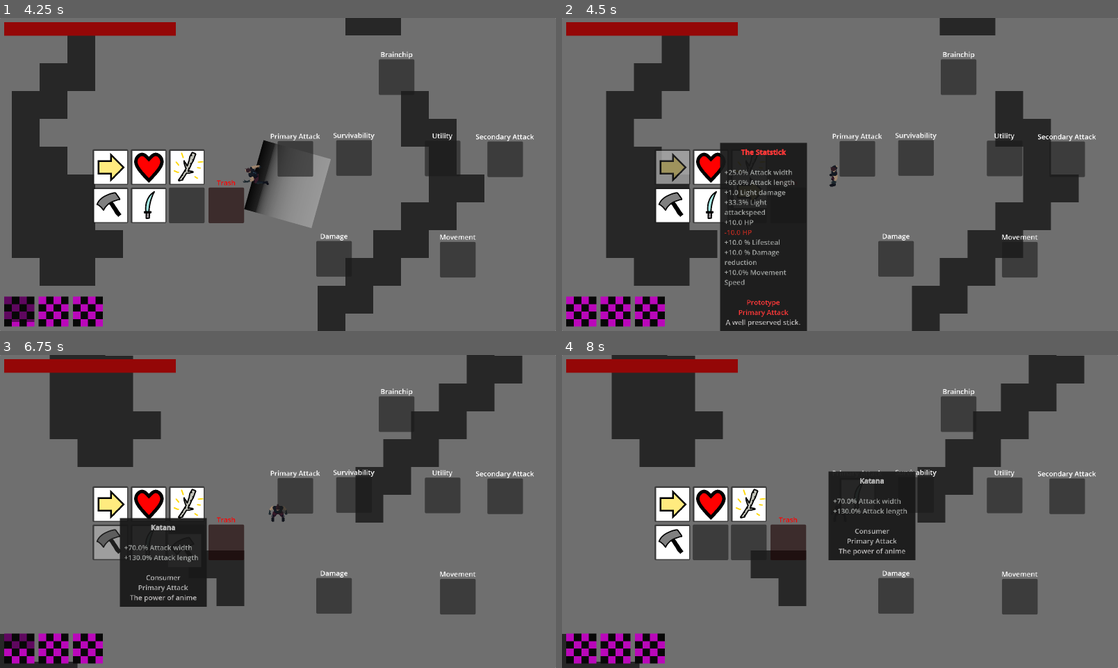
Above: before the commit, frames 1-4 (two rows, left to right).
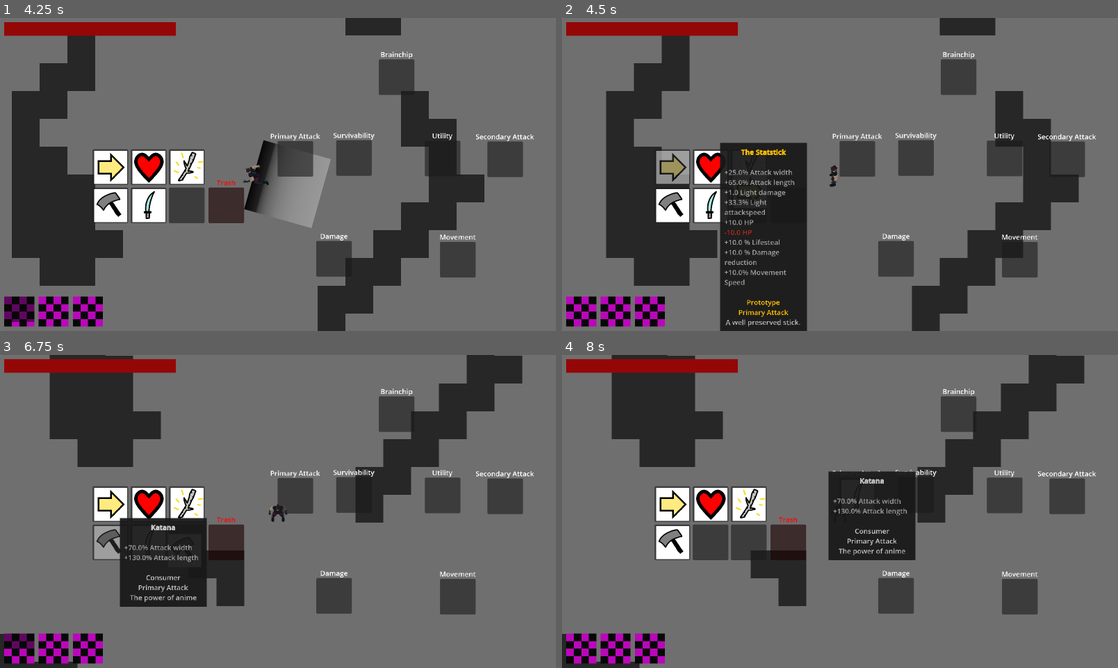
Above: after the commit, the same moments.

Repository: deshis/igdt-hack-and-slash
Game: Godot game, scene res://Scenes/main.tscn
Same seed, same stepped clock (60 frames per second), same inputs: the game is played once before the commit and once after it. The engine's default icon, where the game draws it, is replaced by a stand-in: a white triangle on a blue panel in a dark square.
Inputs (mouse positions are in pixels of both pictures, inside the frame that each line leads up to):
- Up to frame 1 (4.25 s): tap Enter at 0.5 s; move the mouse to (400, 158) at 0.52 s; press the mouse at (400, 158) at 0.53 s; hold D (move_right) 0.53-1.25 s; release the mouse at (400, 158) at 1.25 s; drag from (166, 190) to (283, 174) at 1.27 s; tap Space at 2 s; move the mouse to (333, 105) at 2.02 s; hold D (move_right) 2.03-2.75 s; hold F (interact) 2.03-2.75 s; drag from (250, 237) to (111, 127) at 2.77 s; move the mouse to (444, 221) at 3.52 s; press the mouse at (444, 221) at 3.53 s; hold A (move_left) from 3.53 s (still down); tap Tab (inventory) at 4.15 s
- Up to frame 2 (4.5 s): release A (move_left) at 4.25 s; release the mouse at (1006, 221) at 4.25 s; drag from (673, 168) to (851, 183) at 4.27 s
- Up to frame 3 (6.75 s): move the mouse to (150, 505) at 5.02 s; hold S (move_down) 5.03-5.75 s; hold F (interact) 5.03-5.75 s; click (150, 505) at 5.17 s; drag from (189, 505) to (278, 533) at 5.77 s; drag from (111, 542) to (278, 511) at 6.52 s
- Up to frame 4 (8 s): drag from (712, 542) to (840, 511) at 7.27 s

Frame 1 is identical in both runs. In frame 2, 0.2% of the frame differs, in the area x 31-41%, y 41-96%; in frame 3, less than 0.1%; in frame 4, less than 0.1%.

Commit message:
add random loot drops

Diff:
--- a/Scenes/hud.tscn
+++ b/Scenes/hud.tscn
@@ -5,14 +5,14 @@
 [ext_resource type="PackedScene" uid="uid://dw5jqew75whcf" path="res://Scenes/HPBar.tscn" id="2_ajim5"]
 [ext_resource type="Script" uid="uid://5ote4itncqht" path="res://Scripts/player/ui/inventory_manager.gd" id="3_pbtju"]
 [ext_resource type="PackedScene" uid="uid://cheduqgq01lw6" path="res://Scenes/item.tscn" id="5_0iicw"]
-[ext_resource type="Resource" uid="uid://cqk2hd68kypyk" path="res://Scripts/items/item2.tres" id="6_ajim5"]
-[ext_resource type="Resource" uid="uid://btqoki0dx13kb" path="res://Scripts/items/item3.tres" id="7_vxf74"]
-[ext_resource type="Resource" uid="uid://c3lirlkahxk7w" path="res://Scripts/items/item4.tres" id="9_0iicw"]
+[ext_resource type="Resource" uid="uid://cqk2hd68kypyk" path="res://Scripts/items/military/Item2.tres" id="6_ajim5"]
+[ext_resource type="Resource" uid="uid://btqoki0dx13kb" path="res://Scripts/items/prototype/Item3.tres" id="7_vxf74"]
+[ext_resource type="Resource" uid="uid://c3lirlkahxk7w" path="res://Scripts/items/consumer/Item4.tres" id="9_0iicw"]
 [ext_resource type="Script" uid="uid://cnrj2cq3cvdn7" path="res://Scripts/player/ui/trash_slot.gd" id="9_36s6t"]
 [ext_resource type="Script" uid="uid://dglo22okhueyv" path="res://Scripts/hud/item_pickup.gd" id="9_484xk"]
 [ext_resource type="Script" uid="uid://c8noump2yhng5" path="res://Scripts/player/ui/augment_slot.gd" id="9_pbtju"]
 [ext_resource type="PackedScene" uid="uid://cexexdh4re63h" path="res://Scenes/inventory_slot.tscn" id="10_36s6t"]
-[ext_resource type="Resource" uid="uid://dfg2rydc2s2mc" path="res://Scripts/items/item5.tres" id="10_ajim5"]
+[ext_resource type="Resource" uid="uid://dfg2rydc2s2mc" path="res://Scripts/items/consumer/item5.tres" id="10_ajim5"]
 [ext_resource type="Script" uid="uid://c081ighahaot6" path="res://Scripts/hud/pause_menu.gd" id="10_lkt4f"]
 [ext_resource type="Script" uid="uid://dmr6e5sqx26og" path="res://Scripts/hud/button.gd" id="11_wfkbc"]
 [ext_resource type="Script" uid="uid://ld2d7mva0ifb" path="res://Scripts/hud/volume_slider.gd" id="12_s17ah"]
--- a/Scenes/item.tscn
+++ b/Scenes/item.tscn
@@ -2,7 +2,7 @@
 
 [ext_resource type="Script" uid="uid://cqp1l0dofg8ft" path="res://Scripts/player/item.gd" id="1_76mu4"]
 [ext_resource type="Texture2D" uid="uid://dxdkt76vmq0em" path="res://Assets/icon.svg" id="1_ys0gr"]
-[ext_resource type="Resource" uid="uid://cxtxiww6xaif2" path="res://Scripts/items/Item1.tres" id="2_u06aw"]
+[ext_resource type="Resource" uid="uid://cxtxiww6xaif2" path="res://Scripts/items/prototype/Item1.tres" id="2_u06aw"]
 
 [sub_resource type="StyleBoxFlat" id="StyleBoxFlat_u06aw"]
 content_margin_left = 10.0
--- a/Scenes/pickupable_item.tscn
+++ b/Scenes/pickupable_item.tscn
@@ -1,9 +1,10 @@
-[gd_scene load_steps=6 format=3 uid="uid://dl58s8gkullwa"]
+[gd_scene load_steps=7 format=3 uid="uid://dl58s8gkullwa"]
 
 [ext_resource type="Script" uid="uid://d0ne14c7y6fvb" path="res://Scripts/player/pickupable_item.gd" id="1_sd5tl"]
 [ext_resource type="Texture2D" uid="uid://bcrvod3kjfybf" path="res://Assets/gear.png" id="2_04qtt"]
 [ext_resource type="Texture2D" uid="uid://cxaj371jrtd0h" path="res://Assets/bolt.png" id="3_3sl1j"]
 [ext_resource type="Texture2D" uid="uid://cr0xtudlm5b2d" path="res://Assets/screw.png" id="4_w0ca0"]
+[ext_resource type="PackedScene" uid="uid://cheduqgq01lw6" path="res://Scenes/item.tscn" id="5_w0ca0"]
 
 [sub_resource type="RectangleShape2D" id="RectangleShape2D_sd5tl"]
 size = Vector2(40, 40)
@@ -14,6 +15,7 @@
 script = ExtResource("1_sd5tl")
 sprite = NodePath("Sprite2D")
 sprite_list = Array[CompressedTexture2D]([ExtResource("2_04qtt"), ExtResource("3_3sl1j"), ExtResource("4_w0ca0")])
+item_scene = ExtResource("5_w0ca0")
 
 [node name="Sprite2D" type="Sprite2D" parent="."]
 scale = Vector2(0.15625, 0.15624999)
--- a/Scripts/enemy/enemy_controller.gd
+++ b/Scripts/enemy/enemy_controller.gd
@@ -1,7 +1,5 @@
 extends CharacterBody2D
 class_name EnemyController
-
-signal enemy_died(EnemyStats)
 
 signal update_health_bar(float)
 var health_bar
@@ -83,9 +81,15 @@
 	if health_bar:
 		health_bar.queue_free()
 
-	enemy_died.emit(self)
+	drop_loot()
 	queue_free()
 
+func drop_loot() -> void:
+	if LootDatabase.drop_loot(enemy):
+		var loot = LootDatabase.pickupable_item.instantiate()
+		get_tree().root.add_child(loot)
+		loot.global_position = global_position
+		loot.setup(LootDatabase.get_loot_rarity(enemy))
 
 func _on_attack_area_area_entered(_area: Area2D) -> void:
 	player.take_damage(enemy.damage)
--- a/Scripts/enemy/enemy_spawner.gd
+++ b/Scripts/enemy/enemy_spawner.gd
@@ -22,8 +22,6 @@
 @export var boss_cooldown_timer: Timer
 @export var boss_cooldown_time := 30.0
 
-@export var pickupable_item: PackedScene
-
 var credits := 0.0
 
 @export var hud_manager: HudManager
@@ -43,7 +41,6 @@
 	enemy.global_position = get_spawn_pos(enemy)
 
 	setup_health_bar(enemy)
-	enemy.enemy_died.connect(_on_enemy_died)
 
 func spawn_wave_of_enemies(amount: int) -> void:
 	for i in range(amount):
@@ -91,31 +88,6 @@
 func setup_health_bar(enemy: CharacterBody2D) -> void:
 	enemy.health_bar = hud_manager.create_enemy_hp_bar(enemy)
 
-func _on_enemy_died(enemy: CharacterBody2D) -> void:
-	var item = null
-
-	# TODO: make the enum system cleaner
-	# 0 = NORMAL, 1 = MINIBOSS, 2 = BOSS
-	if enemy.enemy.type == 2:
-		item = pickupable_item.instantiate()
-		add_child(item)
-
-		# 1/3 chance for legendary, 2/3 for rare
-		if randi() % 2 == 0:
-			item.setup(2)
-		else:
-			item.setup(1)
-
-	# any enemy: 1/5 chance for common loot
-	elif randi() % 4 == 0:
-		item = pickupable_item.instantiate()
-		add_child(item)
-
-		item.setup(0)
-
-	if item:
-		item.global_position = enemy.global_position
-
 func _on_wave_cooldown_timer_timeout() -> void:
 	if not player:
 		return
--- a/Scripts/enemy/stats/EnemyStats.gd
+++ b/Scripts/enemy/stats/EnemyStats.gd
@@ -2,7 +2,14 @@
 class_name EnemyStats
 
 @export var name := "unnamed enemy"
-@export var type: Type = Type.NORMAL
+@export var type: EnemyType.Type = EnemyType.Type.NORMAL
+
+@export var loot_drop_chance := 0.2
+@export var loot_rarity_weights := {
+	ItemType.Grade.CONSUMER: 75,
+	ItemType.Grade.MILITARY: 20,
+	ItemType.Grade.PROTOTYPE: 5
+}
 
 @export var speed := 250.0
 @export var max_health := 4.0
@@ -13,9 +20,3 @@
 
 var acceleration := 20.0
 var rotation_speed := 8.0
-
-enum Type {
-	NORMAL,
-	MINIBOSS,
-	BOSS
-}
--- a/Scripts/enemy/stats/boss_slasher.tres
+++ b/Scripts/enemy/stats/boss_slasher.tres
@@ -6,6 +6,12 @@
 script = ExtResource("1_vgtty")
 name = "Boss Slash"
 type = 2
+loot_drop_chance = 1.0
+loot_rarity_weights = {
+0: 0,
+1: 75,
+2: 25
+}
 speed = 150.0
 max_health = 20.0
 damage = 4.0
--- a/Scripts/enemy/stats/microbotStats.tres
+++ b/Scripts/enemy/stats/microbotStats.tres
@@ -5,6 +5,11 @@
 [resource]
 script = ExtResource("1_ha25t")
 name = "Micro_Bot_2000"
+loot_rarity_weights = {
+0: 100,
+1: 0,
+2: 0
+}
 speed = 400.0
 max_health = 2.0
 damage = 4.0
--- a/Scripts/enemy/stats/slasherStats.tres
+++ b/Scripts/enemy/stats/slasherStats.tres
@@ -5,4 +5,9 @@
 [resource]
 script = ExtResource("1_30cjd")
 name = "://_Sher"
+loot_rarity_weights = {
+0: 66,
+1: 34,
+2: 0
+}
 metadata/_custom_type_script = "uid://t76ghlhghorw"
--- /dev/null
+++ b/Scripts/globals/EnemyType.gd
@@ -0,0 +1,7 @@
+extends Node
+
+enum Type {
+	NORMAL,
+	MINIBOSS,
+	BOSS
+}
--- /dev/null
+++ b/Scripts/globals/LootDatabase.gd
@@ -0,0 +1,69 @@
+extends Node
+
+var consumer_items := [
+	preload("res://Scripts/items/consumer/Item4.tres"),
+	preload("res://Scripts/items/consumer/item5.tres"),
+	preload("res://Scripts/items/consumer/item5.tres")
+]
+
+var military_items := [
+	preload("res://Scripts/items/military/Item2.tres"),
+	preload("res://Scripts/items/military/Item2.tres"),
+	preload("res://Scripts/items/military/Item2.tres")
+
+]
+
+var prototype_items := [
+	preload("res://Scripts/items/prototype/Item1.tres"),
+	preload("res://Scripts/items/prototype/Item3.tres"),
+	preload("res://Scripts/items/prototype/Item3.tres")
+]
+
+var type_colors := {
+	ItemType.Type.NONE: Color(0.788, 0.788, 0.788),
+	ItemType.Type.SURVIVABILITY: Color(0.0, 0.62, 0.465, 1.0),
+	ItemType.Type.MOVEMENT: Color(0.085, 0.318, 0.995, 1.0),
+	ItemType.Type.UTILITY: Color(0.845, 0.845, 0.0, 1.0),
+	ItemType.Type.DAMAGE: Color(0.52, 0.0, 0.0, 1.0),
+	ItemType.Type.PRIMARY_ATTACK: Color(0.66, 0.531, 0.231, 1.0),
+	ItemType.Type.SECONDARY_ATTACK: Color(0.504, 0.401, 0.16, 1.0),
+}
+
+var grade_colors := {
+	ItemType.Grade.CONSUMER: Color(0.788, 0.788, 0.788),
+	ItemType.Grade.MILITARY: Color(0.0, 0.745, 0.0),
+	ItemType.Grade.PROTOTYPE: Color(1.0, 0.757, 0.0)
+}
+
+var pickupable_item = preload("res://Scenes/pickupable_item.tscn")
+
+func drop_loot(enemy: EnemyStats) -> bool:
+	if randf() > enemy.loot_drop_chance:
+		return false
+	return true
+
+func get_loot_rarity(enemy: EnemyStats) -> ItemType.Type:
+	# set chances
+	var consumer_chance = enemy.loot_rarity_weights[0]
+	var military_chance = enemy.loot_rarity_weights[1]
+	var prototype_chance = enemy.loot_rarity_weights[2]
+
+	# pick weighted chance
+	var rng = RandomNumberGenerator.new()
+	var weights = PackedFloat32Array([consumer_chance, military_chance, prototype_chance])
+	var rarity = rng.rand_weighted(weights)
+
+	return rarity
+
+func get_items_by_rarity(rarity: ItemType.Grade, amount: int) -> Array:
+	var list = []
+	match rarity:
+		ItemType.Grade.CONSUMER:
+			list = consumer_items.duplicate()
+		ItemType.Grade.MILITARY:
+			list = military_items.duplicate()
+		ItemType.Grade.PROTOTYPE:
+			list = prototype_items.duplicate()
+
+	list.shuffle()
+	return list.slice(0, amount)
--- a/Scripts/player/item.gd
+++ b/Scripts/player/item.gd
@@ -3,8 +3,6 @@
 
 @export var item : ItemResource
 
-@onready var type = item.type
-@onready var grade = item.grade
 @onready var description = $PanelContainer/RichTextLabel
 @onready var texture_rect = $MarginContainer/TextureRect
 @onready var panel_container1 = $PanelContainer
@@ -15,12 +13,21 @@
 var stats = "?"
 
 func _ready() -> void:
-	if item != null and texture_rect != null:
-		panel_container1.visible = false
-		texture_rect.texture = item.icon
-		_set_grade()
-		_get_type_name()
-		_create_description()
+	update_item_display(item)
+
+func update_item_display(res: ItemResource) -> void:
+	if not item:
+		return
+
+	item = res
+
+	await self.ready
+	_set_grade()
+	_set_type_name()
+	_create_description()
+
+	panel_container1.visible = false
+	texture_rect.texture = item.icon
 
 #Not functional!
 func _position_description() -> void:
@@ -31,7 +38,7 @@
 	panel_container1.global_position = new_pos
 
 func get_type() -> int:
-	return type
+	return item.type
 
 func _get_drag_data(_pos: Vector2) -> Variant:
 	var preview := duplicate(true)
@@ -70,18 +77,17 @@
 
 #Godot has switch statements with match
 func _set_grade() -> void:
+	name_color = LootDatabase.grade_colors.get(item.grade)
+
 	match item.grade:
 		ItemType.Grade.CONSUMER:
-			name_color = "#b5b5b5"
 			grade_name = "Consumer"
 		ItemType.Grade.MILITARY:
-			name_color = "#fffa70"
 			grade_name = "Military"
 		ItemType.Grade.PROTOTYPE:
-			name_color = "#ff3838"
 			grade_name = "Prototype"
 
-func _get_type_name() -> void:
+func _set_type_name() -> void:
 	match item.type:
 		ItemType.Type.SURVIVABILITY:
 			type_name = "Survivability"
@@ -105,7 +111,7 @@
 
 	#Item name
 	var formatted_name = ""
-	formatted_name += "[center][color=" + name_color + "][b]" + item.item_name + "[/b][/color][/center]\n\n"
+	formatted_name += "[center][color=" + hex(name_color) + "][b]" + item.item_name + "[/b][/color][/center]\n\n"
 	formatted_desc += formatted_name
 
 	#Item stat info
@@ -114,10 +120,10 @@
 	formatted_desc += item.get_formatted_stats()
 
 	#Item grade
-	formatted_desc += "\n[center][color=" + name_color + "]" + grade_name + "[/color][/center]\n"
+	formatted_desc += "\n[center][color=" + hex(name_color) + "]" + grade_name + "[/color][/center]\n"
 
 	#Item type
-	formatted_desc += "[center][color=" + name_color + "]" + type_name + "[/color][/center]\n"
+	formatted_desc += "[center][color=" + hex(name_color) + "]" + type_name + "[/color][/center]\n"
 
 	#Item description
 	formatted_desc += "[center][color=" + "#bdbbbb" + "]" + item.item_description + "[/color][/center]\n"
@@ -125,6 +131,9 @@
 
 
 	description.set_text(formatted_desc)
+
+func hex(c: Color) -> String:
+	return "#" + c.to_html(false)
 
 func _on_mouse_entered() -> void:
 	if item == null:
--- a/Scripts/player/pickupable_item.gd
+++ b/Scripts/player/pickupable_item.gd
@@ -3,33 +3,21 @@
 @export var sprite := Sprite2D
 @export var sprite_list: Array[CompressedTexture2D]
 
+@export var item_scene: PackedScene
+
 var items=[null,null,null]
 
-var colors = [
-	Color(0.788, 0.788, 0.788, 1.0),
-	Color(0.0, 0.745, 0.0, 1.0),
-	Color(1.0, 0.757, 0.0, 1.0)
-]
+func setup(rarity: ItemType.Grade) -> void:
+	sprite.texture = sprite_list[randi_range(0, sprite_list.size() - 1)]
+	sprite.modulate = LootDatabase.grade_colors.get(rarity)
 
-func setup(rarity: int) -> void:
-	sprite.texture = sprite_list[randi_range(0, sprite_list.size() - 1)]
+	items = []
+	var item_list = LootDatabase.get_items_by_rarity(rarity, 3)
 
-	# TODO: choose loot pool based on rarity
-	match rarity:
-		0:
-			sprite.modulate = colors[0]
-		1:
-			sprite.modulate = colors[1]
-		2:
-			sprite.modulate = colors[2]
-
-	items = generate_items()
-
-
-func generate_items()->Array:
-	#todo change this placeholder to actual items once they are implemented
-	return [preload("res://Scenes/item.tscn").instantiate(), preload("res://Scenes/item.tscn").instantiate(), preload("res://Scenes/item.tscn").instantiate()]
-
+	for res in item_list:
+		var node = item_scene.instantiate()
+		items.append(node)
+		node.update_item_display(res)
 
 func get_item(index:int)->Node:
 	return items[index]
--- a/Scripts/player/ui/inventory_manager.gd
+++ b/Scripts/player/ui/inventory_manager.gd
@@ -84,7 +84,7 @@
 
 func get_augment_slot(item) -> Control:
 	for slot in augment_slots.get_children():
-		if slot.type == item.type:
+		if slot.type == item.item.type:
 			return slot
 	return null
 
--- a/project.godot
+++ b/project.godot
@@ -20,6 +20,8 @@
 ItemType="*res://Scripts/globals/ItemType.gd"
 CfgHandler="*res://Scripts/globals/cfg_handler.gd"
 SoundManager="*res://Scripts/globals/SoundManager.gd"
+LootDatabase="*res://Scripts/globals/LootDatabase.gd"
+EnemyType="*res://Scripts/globals/EnemyType.gd"
 
 [debug]
 
Not shown, added: Scripts/globals/EnemyType.gd.uid
Not shown, added: Scripts/globals/LootDatabase.gd.uid
Renamed: Scripts/items/item4.tres -> Scripts/items/consumer/Item4.tres
Renamed: Scripts/items/item5.tres -> Scripts/items/consumer/item5.tres
Renamed: Scripts/items/item2.tres -> Scripts/items/military/Item2.tres
Renamed: Scripts/items/Item1.tres -> Scripts/items/prototype/Item1.tres
Renamed: Scripts/items/item3.tres -> Scripts/items/prototype/Item3.tres
